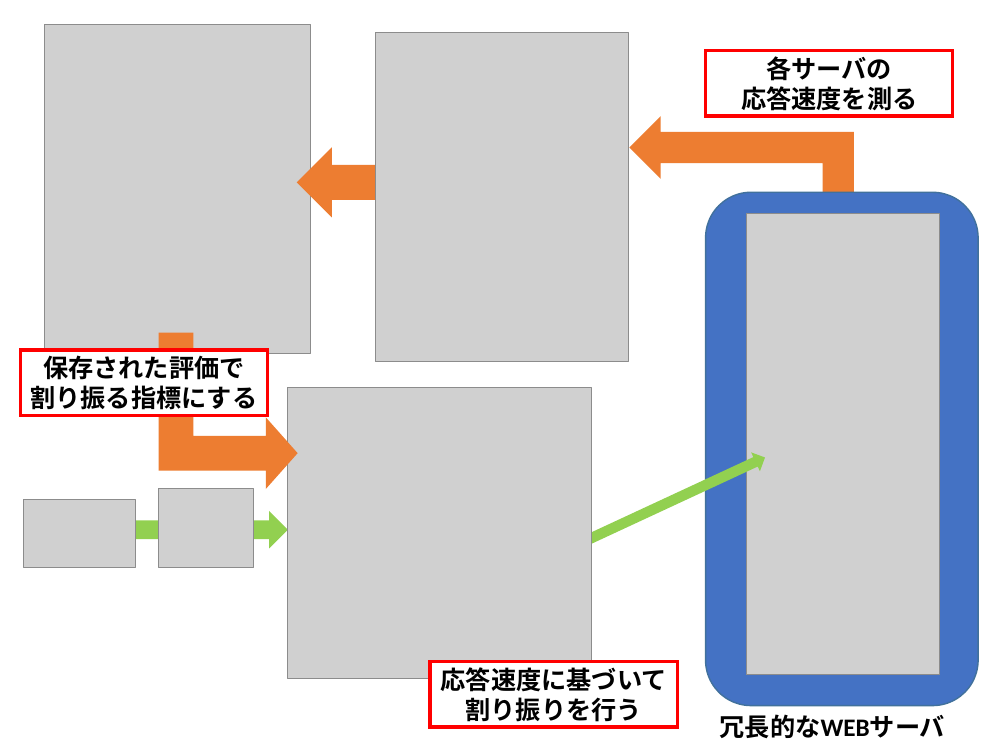
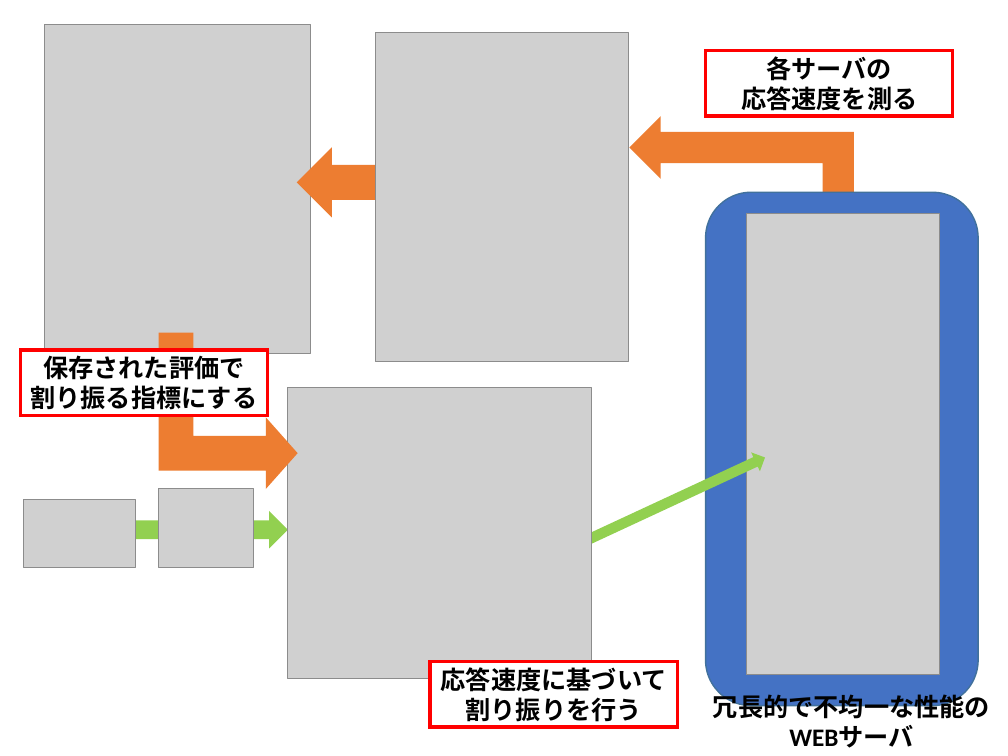
Before and after one commit to kait-takanolab/1821086_matsuo_thesis, a slide deck: slide 12 of meeting/1821086_matsuo_Chart.pptx (slide 10 before the commit). Drawn at 1008x756 pixels with LibreOffice and Linux fonts; fonts in the diff are those of the drawing; grey boxes stand for pictures. Boxes give left, top, right and bottom in pixels: in the first picture for what was removed or moved away, otherwise in the second. Text is boxed around its words. In the diff, an @@ line names an element or a change of style, - is before the commit and + after.

```diff
--- a/meeting/1821086_matsuo_Chart.pptx
+++ b/meeting/1821086_matsuo_Chart.pptx
@@ text at (x1=713, y1=690, x2=990, y2=748): text changed @@
-冗長的なWEBサーバ
+冗長的で不均一な性能の
+WEBサーバ
```
Also in this commit, not shown: 3 slides added, 1 other file.
